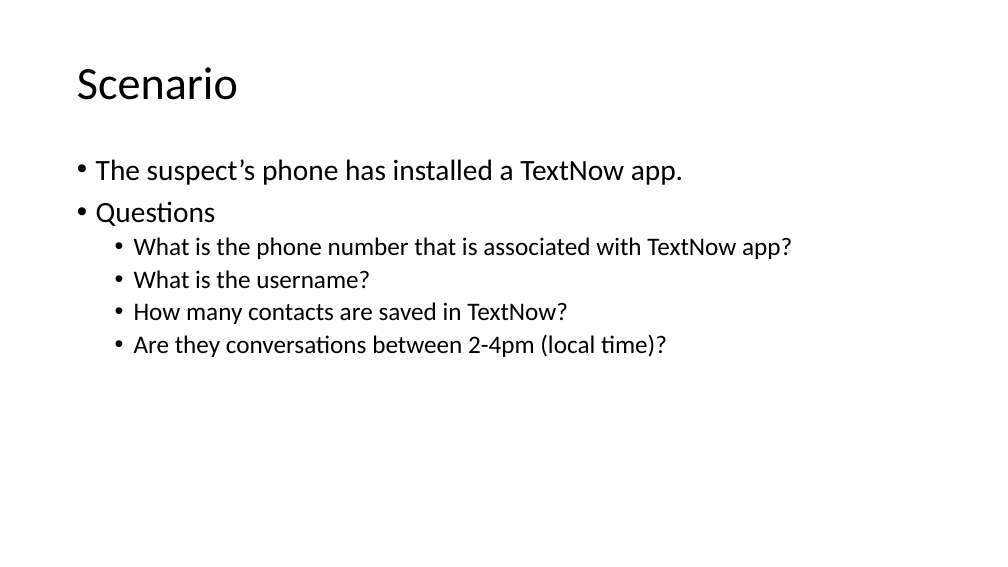
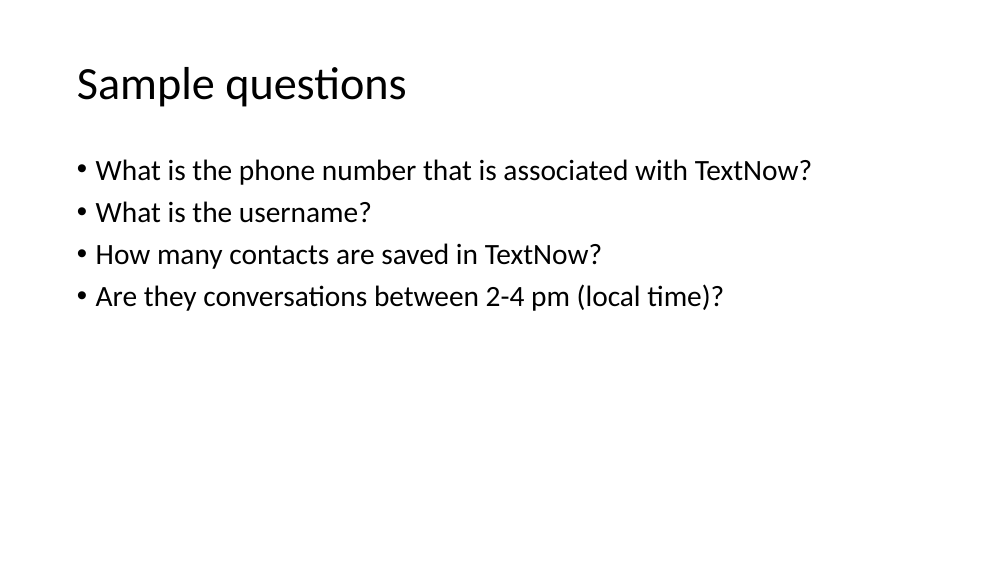
Before and after one commit to frankwxu/digital-forensics-lab, a slide deck: slide 7 of Android10/5_3_2_Third_Party_App_Investigation _textnow.pptx. Drawn at 1008x567 pixels with LibreOffice and Linux fonts; fonts in the diff are those of the drawing; background and template pictures are left out. Boxes give left, top, right and bottom in pixels: in the first picture for what was removed or moved away, otherwise in the second. Text is boxed around its words. In the diff, an @@ line names an element or a change of style, - is before the commit and + after.

```diff
--- a/Android10/5_3_2_Third_Party_App_Investigation _textnow.pptx
+++ b/Android10/5_3_2_Third_Party_App_Investigation _textnow.pptx
@@ title at [77,67,406,107]: text changed @@
-Scenario
+Sample questions
@@ text at [96,159,812,185]: text changed; size 24 to 28 pt @@
-• The suspect’s phone has installed a TextNow app.
-• Questions
-  • What is the phone number that is associated with TextNow app?
+• What is the phone number that is associated with TextNow?
@@ text at [96,201,602,269]: size 24 to 28 pt in "What is the username?", "How many contacts are saved in TextNow?"; list level 2 to 1 in "What is the username?"; list level 2 to 1 in "How many contacts are saved ..." @@
@@ text at [96,284,724,311]: text changed; size 24 to 28 pt @@
-  • Are they conversations between 2-4pm (local time)?
+• Are they conversations between 2-4 pm (local time)?
```
Also in this commit, not shown: 9 other slides changed, 7 slides added, 2 slides removed, 2 other files.
